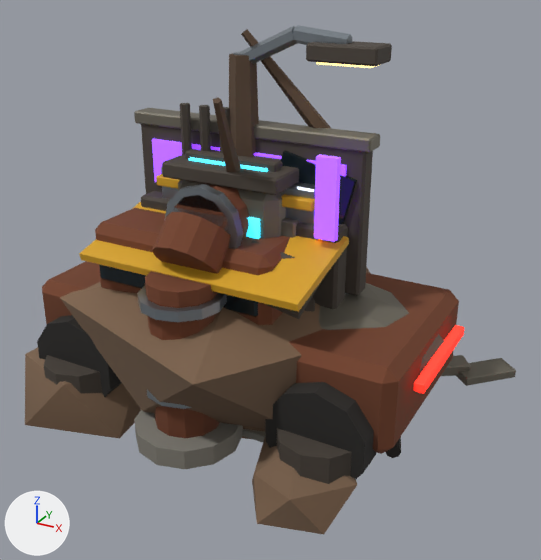
What one commit did to the glTF model public/models/doodads.glb.
Rendered twice from a 50 mm camera at (1.47, -2.45, 1.75) aimed at (0.11, 0.01, 0.52). The axes (+X, +Y, +Z) are drawn at lower left. The lights are the same throughout. The picture after the commit comes second. Vertices at exactly the same position are counted once.

The older version as bpy lines, for what is in view:
```python
me_shopfront = bpy.data.meshes.new('shopfront')
me_shopfront.from_pydata(...)  # 112 vertices, 184 faces; spans x -0.47..0.47, y -0.407..0.05, z -0.42..0.68
# faces by material slot: [100, 12, 12, 12, 12, 12, 12, 12]
me_shopfront.materials.append(mat_dark)
me_shopfront.materials.append(mat_window_glow)
me_shopfront.materials.append(mat_dark_glass)
me_shopfront.materials.append(mat_scrap)
me_shopfront.materials.append(mat_steel)
me_shopfront.materials.append(mat_hazard)
me_shopfront.materials.append(mat_purple_glow)
me_shopfront.materials.append(mat_concrete)
me_streetlamp = bpy.data.meshes.new('streetlamp')
me_streetlamp.from_pydata(...)  # 120 vertices, 208 faces; spans x -0.11..0.55, y -0.12..0.11, z -0.06..1.45
# faces by material slot: [72, 68, 12, 44, 12]
me_streetlamp.materials.append(mat_dark)
me_streetlamp.materials.append(mat_steel)
me_streetlamp.materials.append(mat_lamp_glow)
me_streetlamp.materials.append(mat_scrap)
me_streetlamp.materials.append(mat_hazard)
me_vending = bpy.data.meshes.new('vending')
me_vending.from_pydata(...)  # 106 vertices, 184 faces; spans x -0.25..0.586, y -0.241..0.244, z -0.475..0.53
# faces by material slot: [44, 88, 12, 12, 12, 16]
me_vending.materials.append(mat_scrap)
me_vending.materials.append(mat_dark)
me_vending.materials.append(mat_cyan_glow)
me_vending.materials.append(mat_dark_glass)
me_vending.materials.append(mat_red_glow)
me_vending.materials.append(mat_rubber)
ob_shopfront = bpy.data.objects.new('shopfront', me_shopfront)
ob_shopfront.location = (0.0, -0.05, 0.42)
ob_streetlamp = bpy.data.objects.new('streetlamp', me_streetlamp)
ob_streetlamp.location = (0.0, 0.0, 0.06)
ob_vending = bpy.data.objects.new('vending', me_vending)
ob_vending.location = (0.0, 0.0, 0.48)
# also in view: 'wreck' at (0.02, 0.05, 0.38); 'rocks_b' at (-0.11, 0.03, 0.2); 'wallpanel' at (0.08, -0.16, 0.6); 'walldoor' at (0.0, -0.13, 0.52); 'wallpipe' at (0.0, -0.33, 0.49)
```
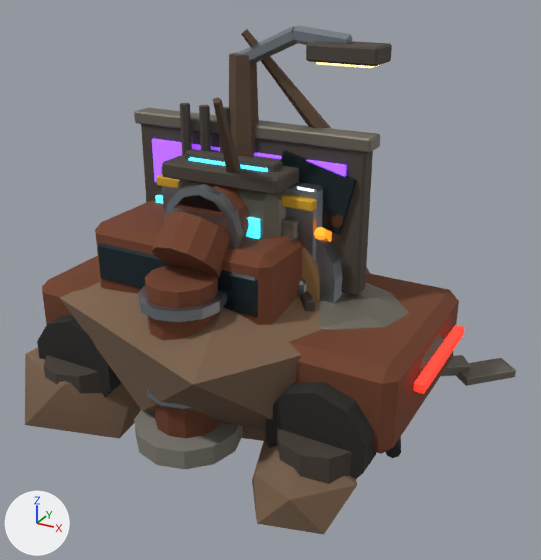
Edits to the bpy script that builds the scene:
```text
Add mat_grimy_glow:
    mat_grimy_glow = bpy.data.materials.new('grimy_glow')
    # nodes: BsdfPrincipled, Mix, OutputMaterial, VertexColor
    # colours: brown #473016, brown #5a4a36, mixed with the vertex colours
Change me_shopfront:
    used by ob_shopfront; location = (0.0, -0.05, 0.42)
    remove me_shopfront.from_pydata(...)  # 112 vertices, 184 faces; spans x -0.47..0.47, y -0.407..0.05, z -0.42..0.68
    add me_shopfront.from_pydata(...)  # 344 vertices, 652 faces; spans x -0.43..0.43, y -0.297..0.05, z -0.5..0.31
    me_shopfront part 1: the loose piece of 24 vertices spanning x -0.45..0.45, y -0.05..0.05, z -0.4..0.4 is rebuilt with 48 vertices and now spans x -0.43..0.43, y -0.05..0.05, z -0.31..0.31, in mat_steel
    me_shopfront part 2: the loose piece of 8 vertices spanning x -0.38..-0.02, y -0.07..-0.05, z -0.23..0.19 is rebuilt with 48 vertices and now spans x -0.37..0.37, y -0.065..-0.045, z -0.25..0.25, in mat_grimy_glow
    me_shopfront part 3: the loose piece of 8 vertices spanning x 0.38..0.46, y -0.105..-0.075, z 0.38..0.68 is deleted
    me_shopfront part 4: the loose piece of 8 vertices spanning x 0.139..0.461, y -0.341..-0.159, z 0.163..0.357 is deleted
    me_shopfront part 5: the loose piece of 8 vertices spanning x -0.47..0.47, y -0.407..0.007, z 0.234..0.366 is deleted
    me_shopfront part 6: 48 vertices removed from x -0.45..0.45, y -0.3..0.0, z -0.42..0.21
    other edits to the shape of me_shopfront do not show in these pictures
    remove me_shopfront.materials.append(mat_window_glow)
    remove me_shopfront.materials.append(mat_hazard)
    remove me_shopfront.materials.append(mat_purple_glow)
    remove me_shopfront.materials.append(mat_concrete)
    add me_shopfront.materials.append(mat_grimy_glow)
Change ob_shopfront:
    ob_shopfront.location: (0.0, -0.05, 0.42) -> (0.0, -0.02, 0.5)
```

Pixel boxes [x1, y1, x2, y2] of what changed, in the pictures (541 x 560 px):
'shopfront', reshaped, moved: before [79, 154, 349, 442]; after [302, 237, 343, 304]
part 1 of me_shopfront, rebuilt: before [141, 191, 348, 309]; after [316, 237, 343, 304]
part 2 of me_shopfront, rebuilt (not visible before): after [302, 247, 320, 301]
part 3 of me_shopfront, deleted: before [314, 154, 341, 242]
part 4 of me_shopfront, deleted: before [251, 240, 323, 319]
part 5 of me_shopfront, deleted: before [79, 202, 349, 312]
part 6 of me_shopfront, deleted (mostly hidden): before [242, 429, 266, 442]
